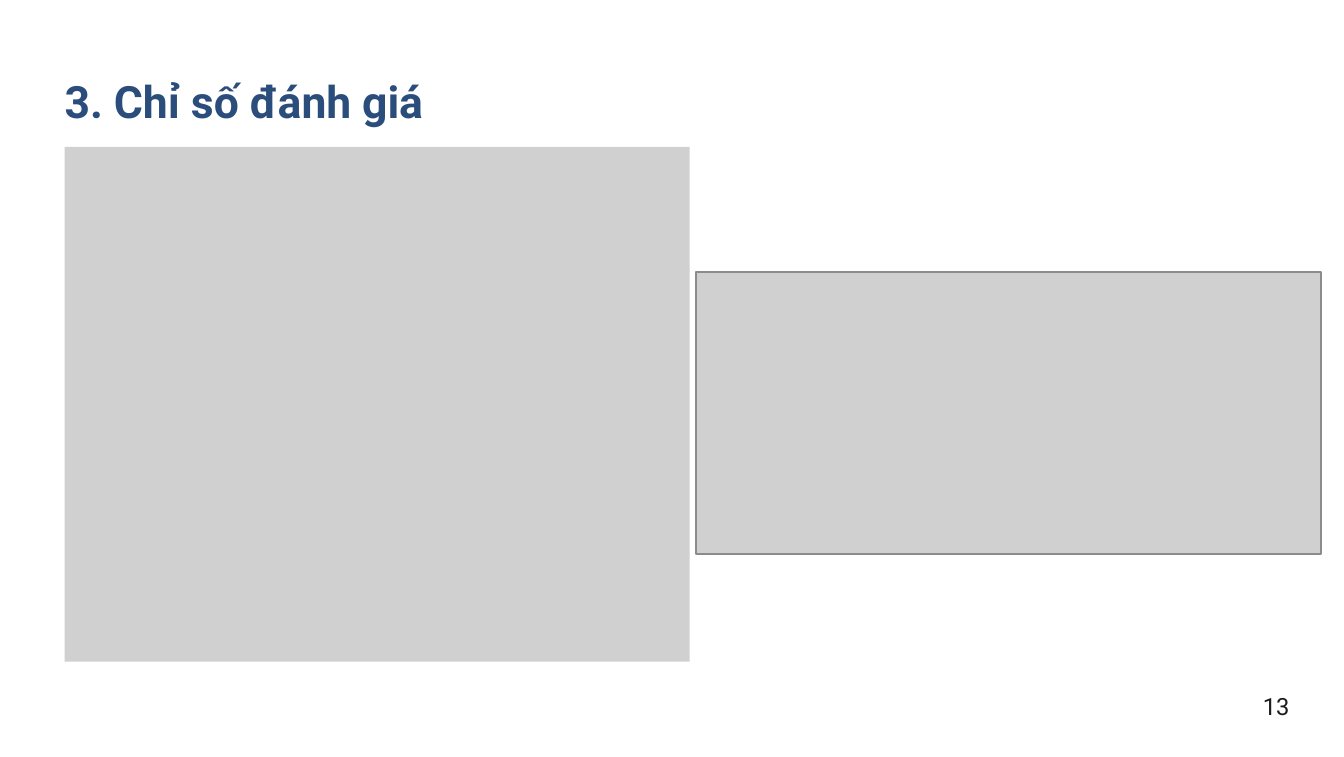
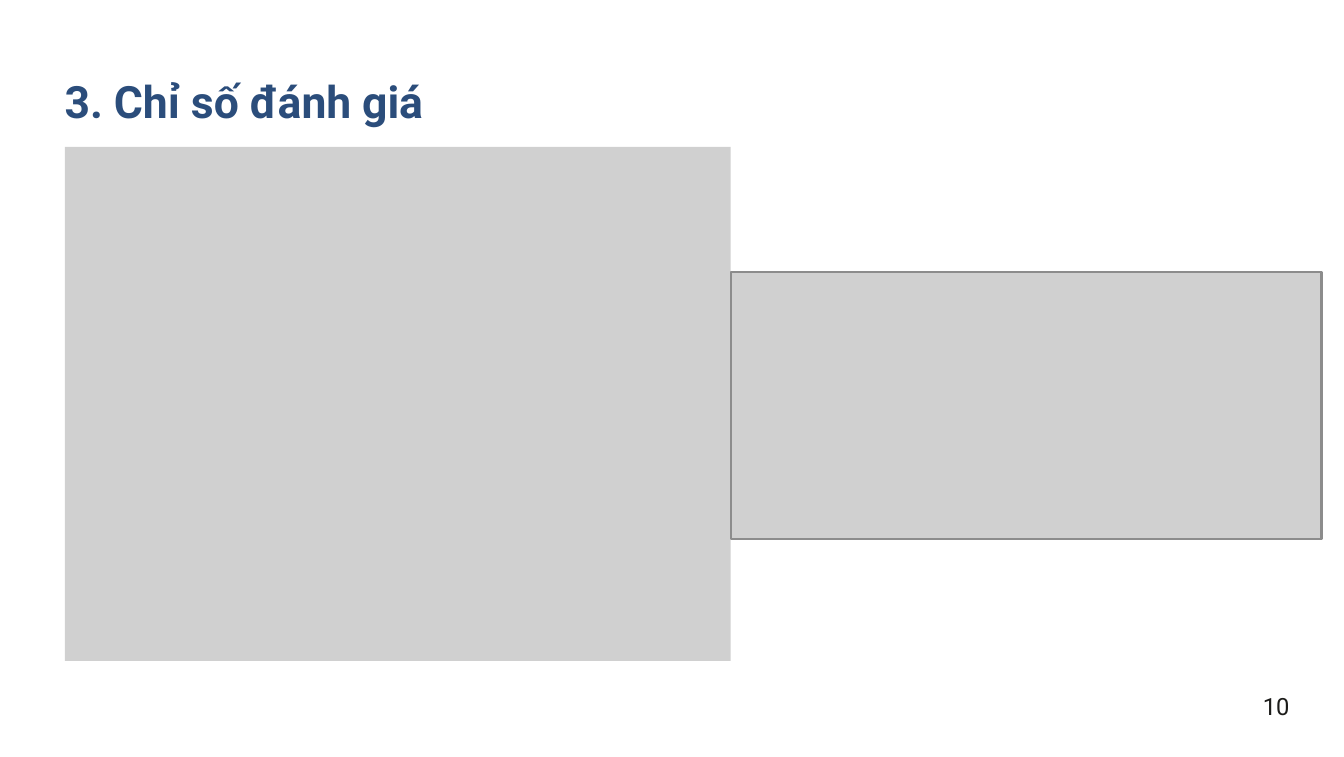
Before and after one commit to levanmanhbka/ptit_nlp, a slide deck: slide 11 of docs/Nhom12_SlideBaoCaoCuoiKy.pptx (slide 14 before the commit). Drawn at 1344x757 pixels with LibreOffice and Linux fonts; fonts in the diff are those of the drawing; grey boxes stand for pictures. Boxes give left, top, right and bottom in pixels: in the first picture for what was removed or moved away, otherwise in the second. Text is boxed around its words. In the diff, an @@ line names an element or a change of style, - is before the commit and + after.

```diff
--- a/docs/Nhom12_SlideBaoCaoCuoiKy.pptx
+++ b/docs/Nhom12_SlideBaoCaoCuoiKy.pptx
@@ picture: place and size @@
-picture at bbox=[64, 147, 690, 662]
+picture at bbox=[64, 147, 731, 662]
@@ picture: place and size @@
-picture at bbox=[697, 271, 1323, 553]
+picture at bbox=[731, 271, 1323, 538]
@@ text at bbox=[1263, 698, 1290, 716]: text changed @@
-13
+10
```
Also in this commit, not shown: 12 other slides changed, 9 slides added, 1 slide removed.
